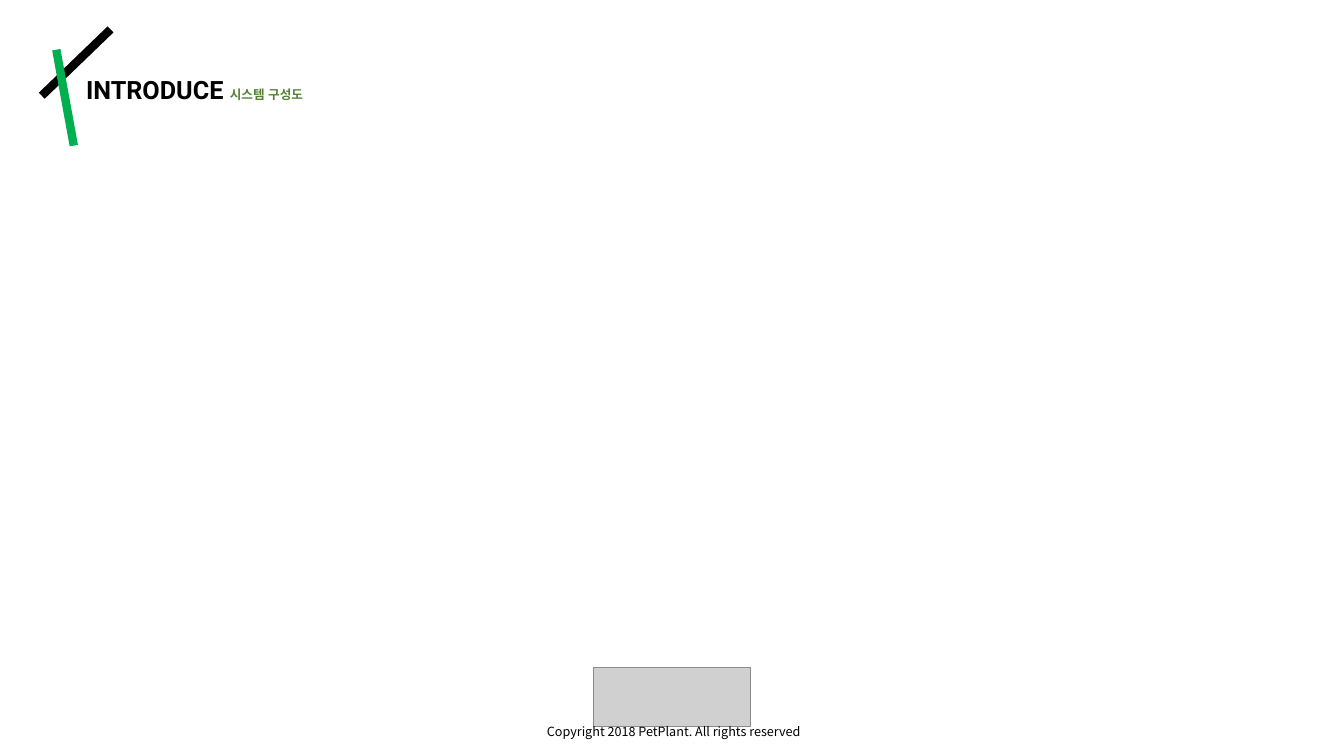
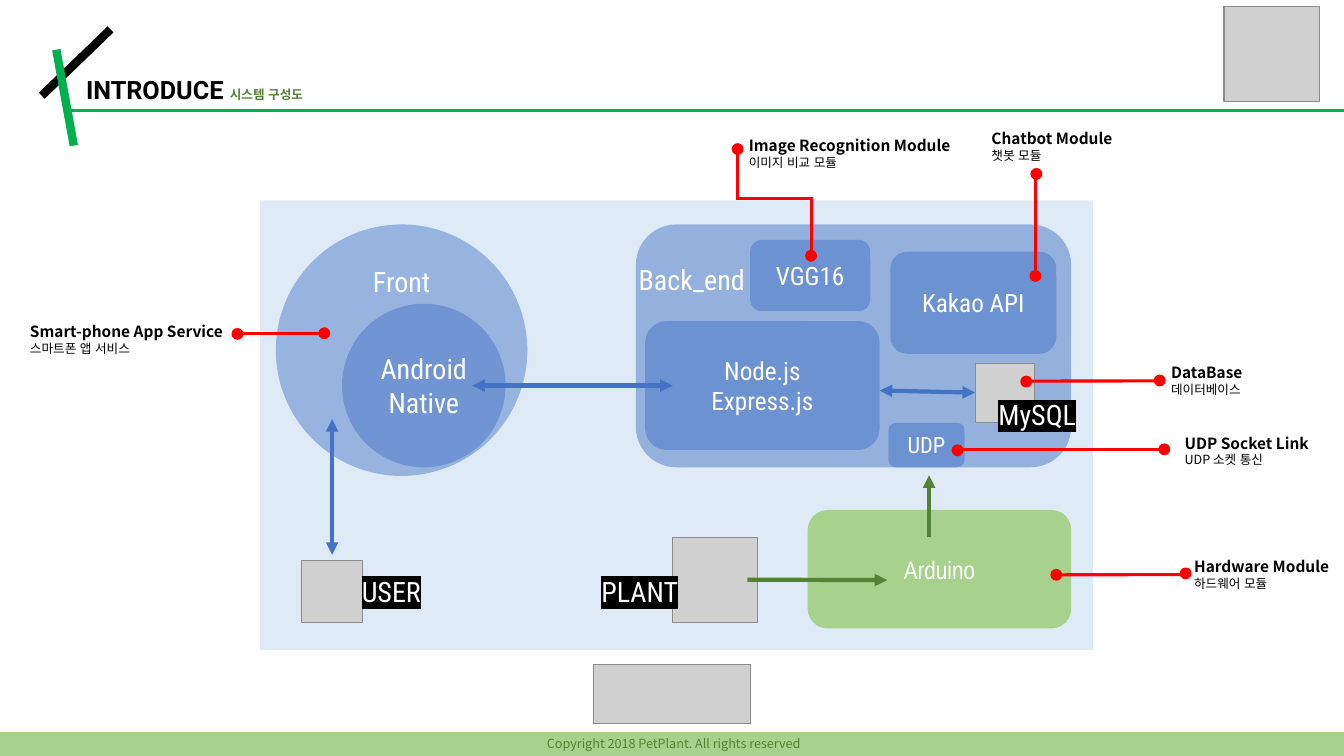
Before and after one commit to noreebia/pet-plant, a slide deck: slide 5 of PPT/ppt_final.pptx. Drawn at 1344x756 pixels with LibreOffice and Linux fonts; fonts in the diff are those of the drawing; grey boxes stand for pictures. Boxes give left, top, right and bottom in pixels: in the first picture for what was removed or moved away, otherwise in the second. Text is boxed around its words. In the diff, an @@ line names an element or a change of style, - is before the commit and + after.

```diff
--- a/PPT/ppt_final.pptx
+++ b/PPT/ppt_final.pptx
@@ picture added at <box>1224,6,1320,102</box> @@
@@ line added from (68, 110) to (1344, 110), #00B050 2.25 pt @@
@@ ellipse added at <box>732,143,744,155</box>, fill #FF0000 @@
@@ elbow line added from (812, 250) to (738, 148), #FF0000 2.25 pt @@
@@ text added at <box>749,138,890,168</box>, 11 pt, text #000000, bold @@
+Image Recognition Module이미지 비교 모듈
@@ text added at <box>991,131,1112,161</box>, 11 pt, text #000000, bold @@
+Chatbot Module
+챗봇 모듈
@@ ellipse added at <box>1030,168,1043,180</box>, fill #FF0000 @@
@@ line added from (1035, 270) to (1035, 173), #FF0000 2.25 pt @@
@@ group added at <box>260,201,1093,650</box>: 6 rounded rectangles, 5 texts, 3 double arrows, 3 pictures, 2 ellipses, 2 arrows, 1 rectangle @@
+Android Native
+Front
+Node.js
+Express.js
+Back_end
+Kakao API
+MySQL
+Arduino
+UDP
+USER
+PLANT
+VGG16
@@ ellipse added at <box>806,250,818,262</box>, fill #FF0000 @@
@@ ellipse added at <box>1029,270,1042,282</box>, fill #FF0000 @@
@@ text added at <box>30,324,223,354</box>, 11 pt, text #000000, bold @@
+Smart-phone App Service
+스마트폰 앱 서비스
@@ ellipse added at <box>232,328,244,340</box>, fill #FF0000 @@
@@ ellipse added at <box>319,328,331,340</box>, fill #FF0000 @@
@@ line added from (236, 334) to (328, 334), #FF0000 2.25 pt @@
@@ ellipse added at <box>1020,376,1032,388</box>, fill #FF0000 @@
@@ line added from (1030, 381) to (1157, 381), #FF0000 2.25 pt @@
@@ ellipse added at <box>1154,375,1167,387</box>, fill #FF0000 @@
@@ text added at <box>1171,366,1242,395</box>, 11 pt, text #000000, bold @@
+DataBase
+데이터베이스
@@ ellipse added at <box>952,445,964,457</box>, fill #FF0000 @@
@@ ellipse added at <box>1158,444,1171,456</box>, fill #FF0000 @@
@@ text added at <box>1185,436,1309,465</box>, 11 pt, text #000000, bold @@
+UDP Socket Link
+UDP 소켓 통신
@@ line added from (962, 450) to (1168, 450), #FF0000 2.25 pt @@
@@ ellipse added at <box>1051,569,1063,581</box>, fill #FF0000 @@
@@ ellipse added at <box>1180,568,1192,580</box>, fill #FF0000 @@
@@ text added at <box>1194,559,1329,589</box>, 11 pt, text #000000, bold @@
+Hardware Module
+하드웨어 모듈
@@ line added from (1058, 575) to (1185, 575), #FF0000 2.25 pt @@
@@ rectangle added at <box>0,732,1344,756</box>, fill #A9D18E @@
@@ text "Copyright 2018 PetPlant. All rights ...": place and size @@
-text "Copyright 2018 PetPlant. All rights ..." at <box>547,723,800,739</box>
+text "Copyright 2018 PetPlant. All rights ..." at <box>547,738,800,751</box>
@@ text "Copyright 2018 PetPlant. All rights ..." at <box>547,738,800,751</box>: text colour #000000 to #548235 @@
```
Also in this commit, not shown: 15 other slides changed.
